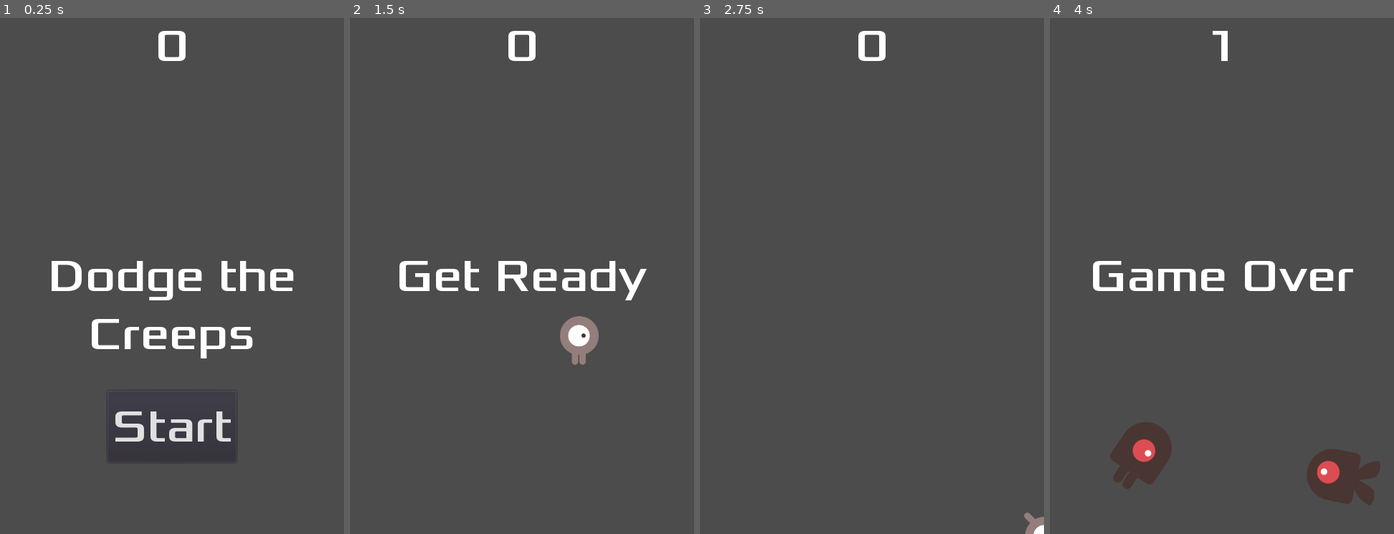
Above: before the commit, frames 1-4 (left to right).
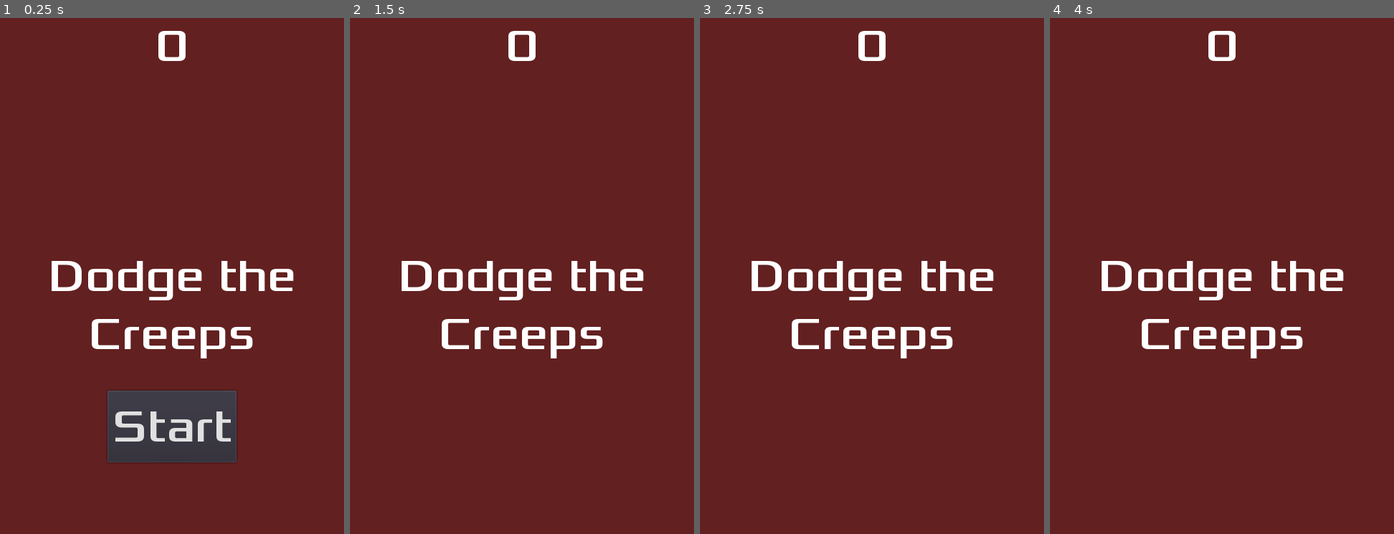
Above: after the commit, the same moments.

Repository: LluisMartinezIcart/Dodge-the-Creeps-
Game: Godot game, scene res://EscenaPrincipal.tscn
Two runs of this game, one before a commit and one after it. Both use one fixed random seed, a clock stepped at 60 frames per second and the inputs below.
Inputs:
- Up to frame 1 (0.25 s): no input
- Up to frame 2 (1.5 s): click "Start" at 0.5 s; tap Enter at 1.25 s; hold Right (move_right) from 1.28 s (still down)
- Up to frame 3 (2.75 s): release Right (move_right) at 2.03 s; hold Down (move_down) from 2.03 s (still down)
- Up to frame 4 (4 s): release Down (move_down) at 2.78 s; hold Right (move_right) 2.78-3.53 s; hold Up (move_up) from 3.53 s (still down)

The runs differ from the first frame. In frame 1, 92% of the frame differs, in the area x 0-100%, y 0-100%; in frame 2, 99%; in frame 3, 100%; in frame 4, 99%.
Error after the commit: Invalid get index 'position' (on base: 'null instance'). (res://EscenaPrincipal.gd:17)

Commit message:
Canviem el fons.

Diff:
--- a/Dodge the Creeps!/EscenaPrincipal.tscn
+++ b/Dodge the Creeps!/EscenaPrincipal.tscn
@@ -14,29 +14,34 @@
 script = ExtResource( 2 )
 mob_scene = ExtResource( 3 )
 
-[node name="Player" parent="." instance=ExtResource( 1 )]
+[node name="ColorRect" type="ColorRect" parent="."]
+anchor_right = 1.0
+anchor_bottom = 1.0
+color = Color( 0.392157, 0.129412, 0.129412, 1 )
 
-[node name="MobTimer" type="Timer" parent="."]
+[node name="Player" parent="ColorRect" instance=ExtResource( 1 )]
+
+[node name="MobTimer" type="Timer" parent="ColorRect"]
 wait_time = 0.5
 
-[node name="ScoreTimer" type="Timer" parent="."]
+[node name="ScoreTimer" type="Timer" parent="ColorRect"]
 
-[node name="StartTimer" type="Timer" parent="."]
+[node name="StartTimer" type="Timer" parent="ColorRect"]
 wait_time = 2.0
 one_shot = true
 
-[node name="StartPosition" type="Position2D" parent="."]
+[node name="StartPosition" type="Position2D" parent="ColorRect"]
 position = Vector2( 240, 450 )
 
-[node name="MobPath" type="Path2D" parent="."]
+[node name="MobPath" type="Path2D" parent="ColorRect"]
 curve = SubResource( 1 )
 
-[node name="MobSpawnLocation" type="PathFollow2D" parent="MobPath"]
+[node name="MobSpawnLocation" type="PathFollow2D" parent="ColorRect/MobPath"]
 
-[node name="HUB" parent="." instance=ExtResource( 4 )]
+[node name="HUB" parent="ColorRect" instance=ExtResource( 4 )]
 
-[connection signal="hit" from="Player" to="." method="game_over"]
-[connection signal="timeout" from="MobTimer" to="." method="_on_MobTimer_timeout"]
-[connection signal="timeout" from="ScoreTimer" to="." method="_on_ScoreTimer_timeout"]
-[connection signal="timeout" from="StartTimer" to="." method="_on_StartTimer_timeout"]
-[connection signal="start_game" from="HUB" to="." method="new_game"]
+[connection signal="hit" from="ColorRect/Player" to="." method="game_over"]
+[connection signal="timeout" from="ColorRect/MobTimer" to="." method="_on_MobTimer_timeout"]
+[connection signal="timeout" from="ColorRect/ScoreTimer" to="." method="_on_ScoreTimer_timeout"]
+[connection signal="timeout" from="ColorRect/StartTimer" to="." method="_on_StartTimer_timeout"]
+[connection signal="start_game" from="ColorRect/HUB" to="." method="new_game"]
